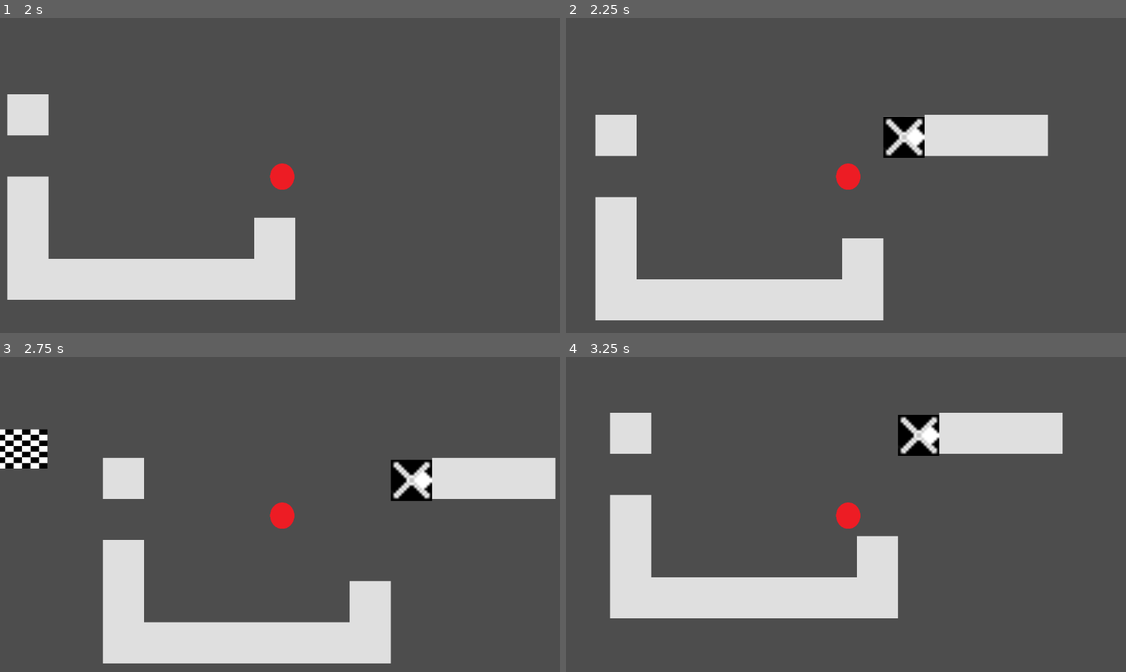
Above: before the commit, frames 1-4 (two rows, left to right).
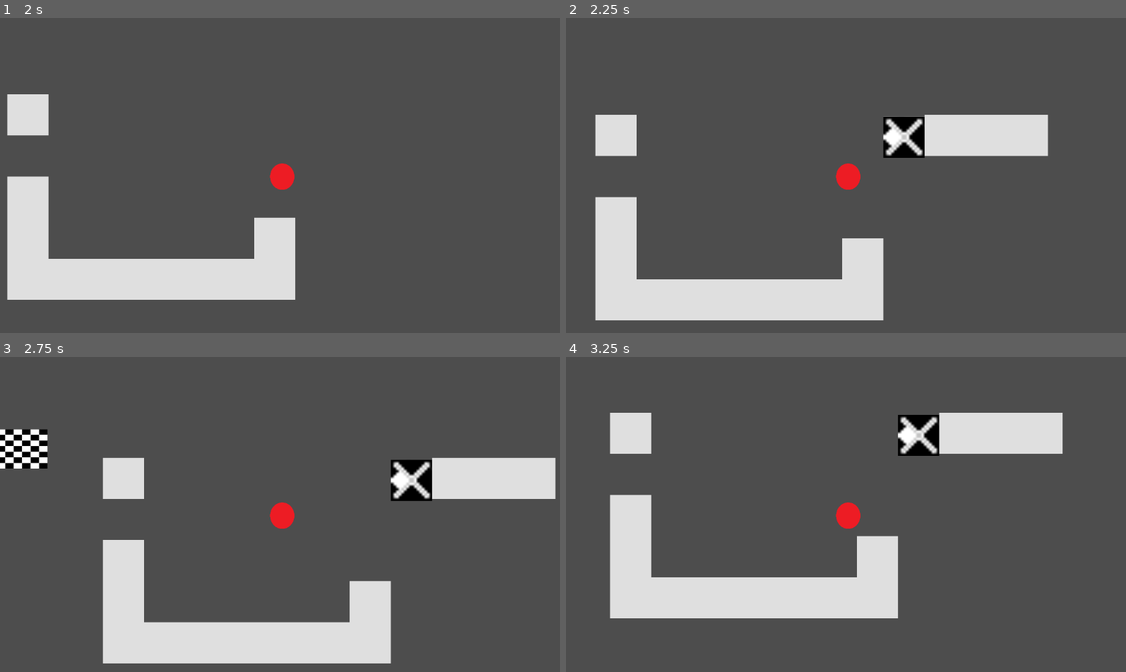
Above: after the commit, the same moments.

Repository: SomeFamousPerson/major-project
Game: Godot game, scene res://main.tscn
Two runs of this game, one before a commit and one after it. Both use one fixed random seed, a clock stepped at 60 frames per second and the inputs below.
Inputs (mouse positions are in pixels of both pictures, inside the frame that each line leads up to):
- Up to frame 1 (2 s): move the mouse to (408, 159) at 0.52 s; hold D (right) from 0.53 s (still down); click (408, 159) at 0.6 s; tap Space (jump) at 0.77, 1.52 s; move the mouse to (313, 128) at 1.27 s; click (313, 128) at 1.35 s
- Up to frame 2 (2.25 s): move the mouse to (902, 106) at 2.02 s; release D (right) at 2.03 s; hold A (left) from 2.03 s (still down); click (902, 106) at 2.1 s
- Up to frame 3 (2.75 s): keep holding A (left)
- Up to frame 4 (3.25 s): move the mouse to (818, 577) at 2.77 s; release A (left) at 2.78 s; hold D (right) from 2.78 s (still down); click (818, 577) at 2.85 s; tap Space (jump) at 3.02 s

Frame 1 is identical in both runs. In frame 2, 0.2% of the frame differs, in the area x 56-65%, y 34-41%; in frame 3, 0.2%, in the area x 69-78%, y 36-42%; in frame 4, 0.2%.

Commit message:
fixed roation

Diff:
--- a/levels/world.gd
+++ b/levels/world.gd
@@ -30,8 +30,8 @@
 			swapper.top_level = true
 			swapper.global_position = (world_pos+Vector2(35,39))
 			#sets directionm the swapper faces
-			#if $Player.last_direction == -1:
-				#swapper.rotation = 180
+			if $Player.last_direction == -1:
+				swapper.rotation = PI
 			#confirms that you placed it and uses one up
 			print("placed location: ", swapper.global_position)
 			Global.swappers_remaining -= 1
